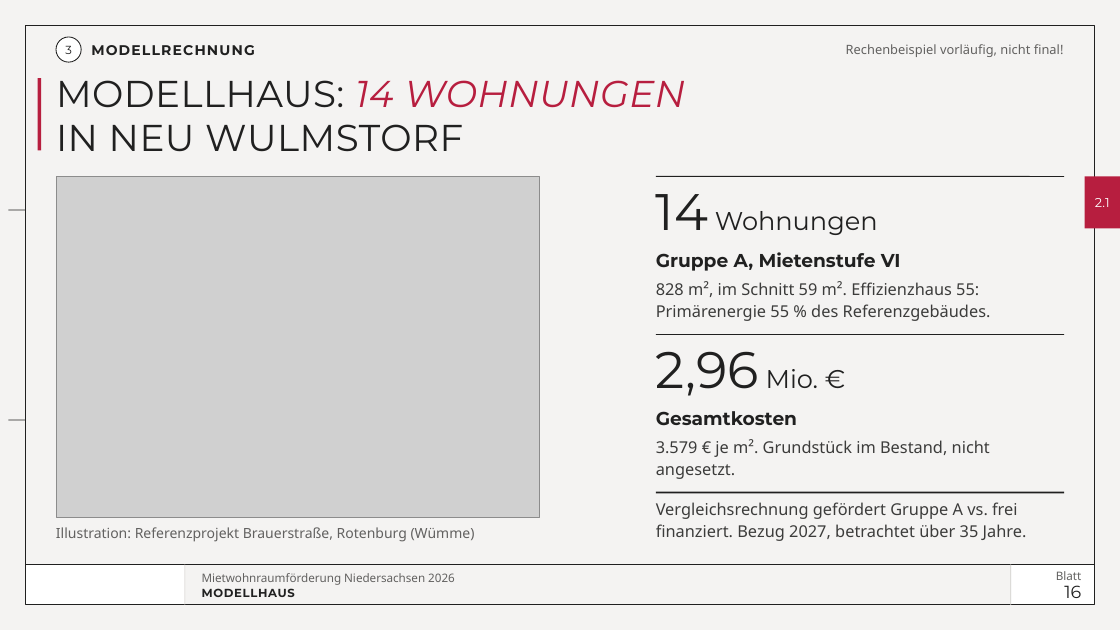
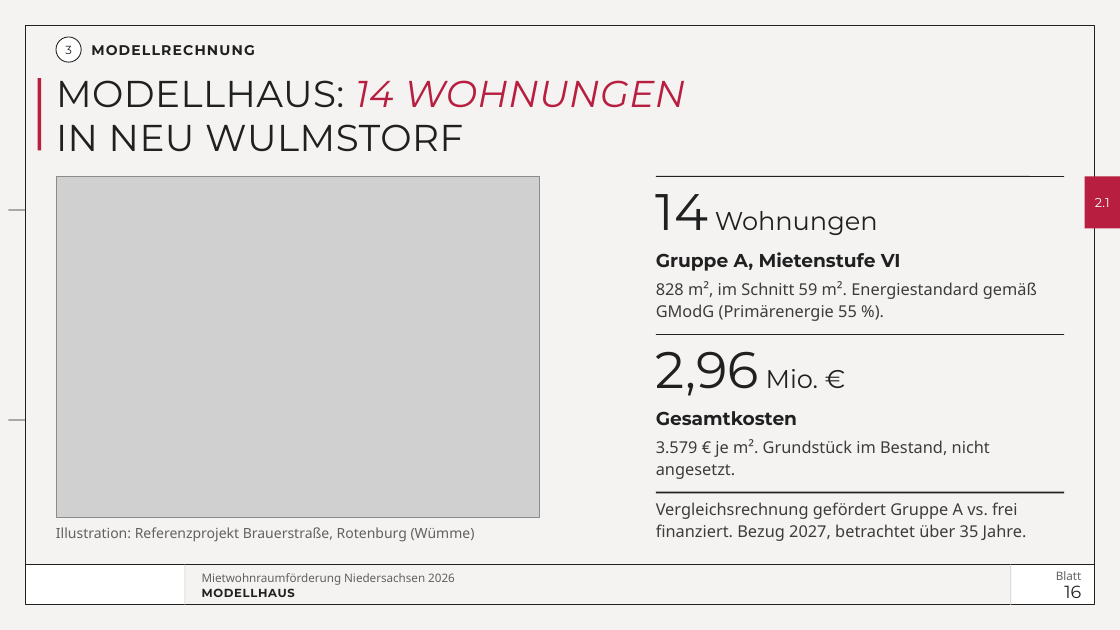
Before and after one commit to vgedaschko/NBank, a slide deck: slide 16 of praesentation/dist/PGN-Mietwohnraumfoerderung-Niedersachsen-2026-Vortrag.pptx. Drawn at 1120x630 pixels with LibreOffice and Linux fonts; fonts in the diff are those of the drawing; grey boxes stand for pictures; background and template pictures are left out. Boxes give left, top, right and bottom in pixels: in the first picture for what was removed or moved away, otherwise in the second. Text is boxed around its words. In the diff, an @@ line names an element or a change of style, - is before the commit and + after.

```diff
--- a/praesentation/dist/PGN-Mietwohnraumfoerderung-Niedersachsen-2026-Vortrag.pptx
+++ b/praesentation/dist/PGN-Mietwohnraumfoerderung-Niedersachsen-2026-Vortrag.pptx
@@ text removed at [846, 44, 1064, 57] @@
-Rechenbeispiel vorläufig, nicht final!
@@ text at [656, 281, 1037, 321]: text changed @@
-828 m², im Schnitt 59 m². Effizienzhaus 55: Primärenergie 55 % des Referenzgebäudes.
+828 m², im Schnitt 59 m². Energiestandard gemäß GModG (Primärenergie 55 %).
```
Also in this commit, not shown: 2 other slides changed, 10 other files.
